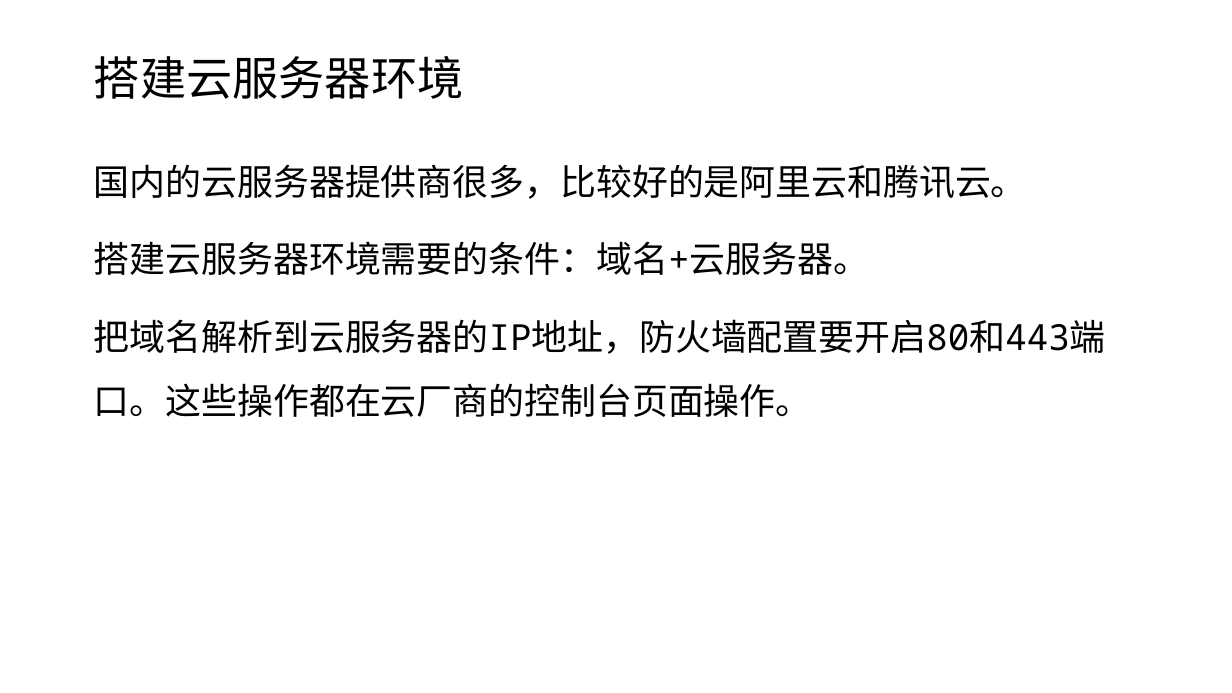
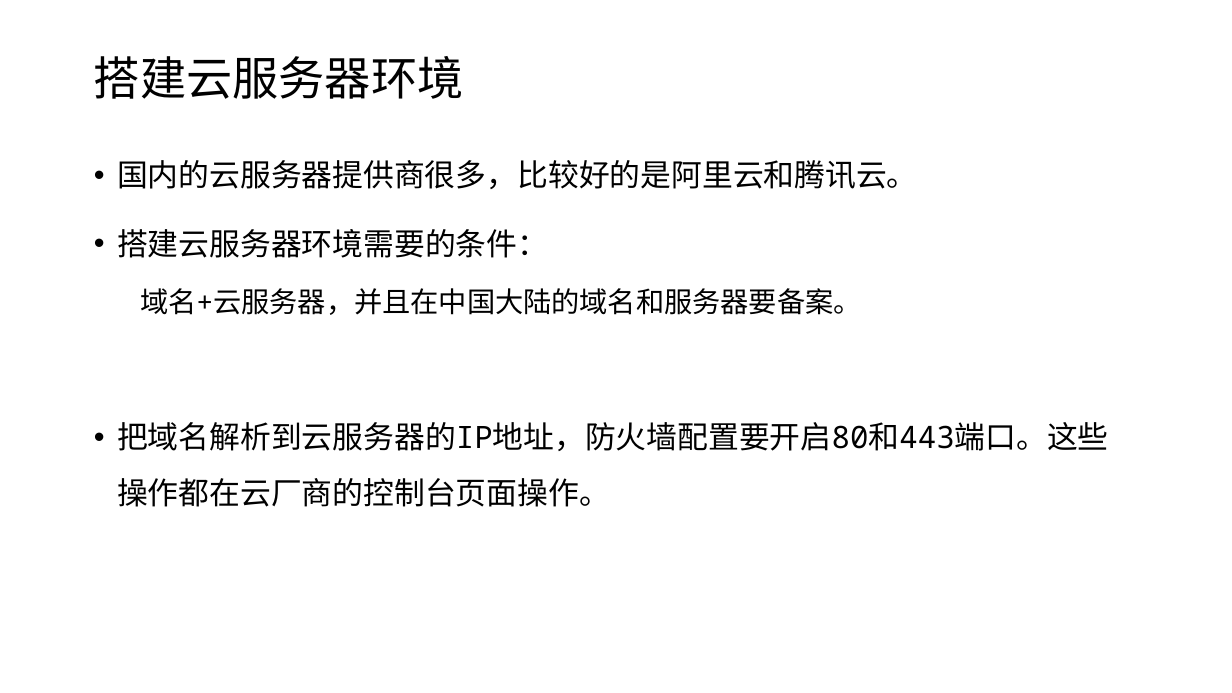
Before and after one commit to edu2act/course-wechat-and-miniprogram, a slide deck: slide 9 of ch01/技术清单.pptx. Drawn at 1232x693 pixels with LibreOffice and Linux fonts; fonts in the diff are those of the drawing. Boxes give left, top, right and bottom in pixels: in the first picture for what was removed or moved away, otherwise in the second. Text is boxed around its words. In the diff, an @@ line names an element or a change of style, - is before the commit and + after.

```diff
--- a/ch01/技术清单.pptx
+++ b/ch01/技术清单.pptx
@@ text at box(117, 160, 1109, 507): size 28 to 24 pt in "国内的云服务器提供商很多，比较好的是阿里云和腾讯云。", "把域名解析到云服务器的IP地址，防火墙配置要开启80和443端口。这些操作都在云厂商的控制台页面操作。"; bullet none to • @@
@@ text at box(117, 229, 861, 315): text changed; size 28 to 22 pt @@
-搭建云服务器环境需要的条件：域名+云服务器。
+• 搭建云服务器环境需要的条件：
+  域名+云服务器，并且在中国大陆的域名和服务器要备案。
```
Also in this commit, not shown: 7 other slides changed, 3 other files.
